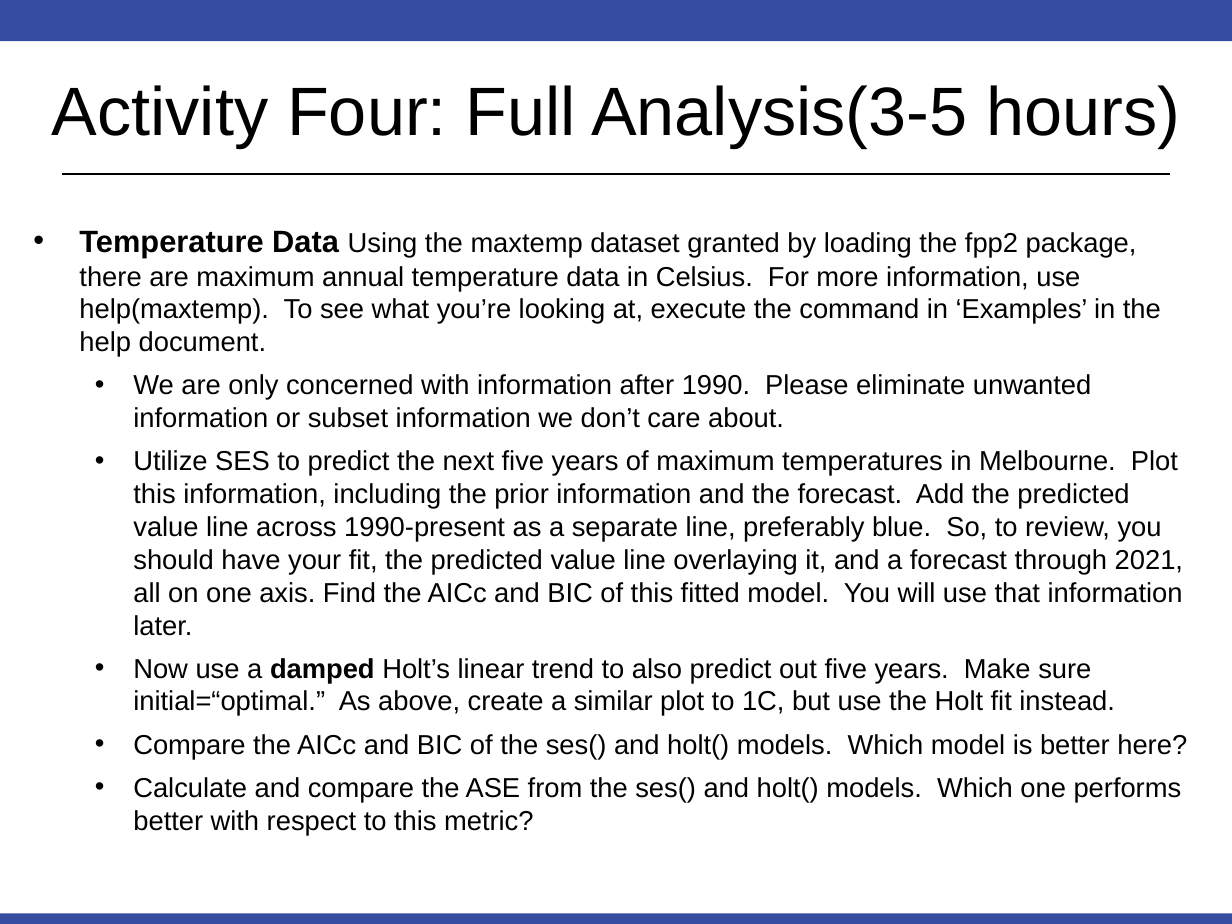
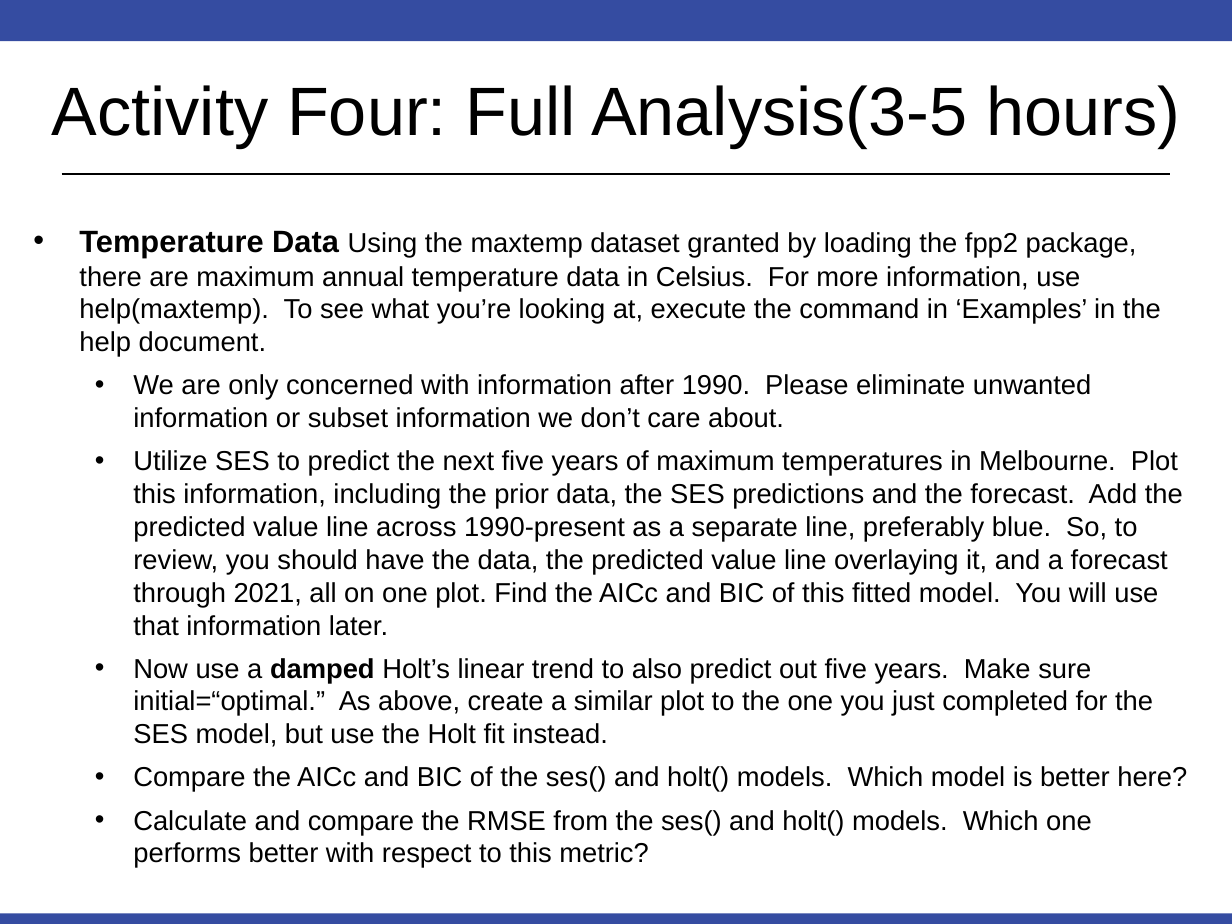
Before and after one commit to BivinSadler/MSDS_6306_Doing-Data-Science, a slide deck: slide 5 of Unit 11/Unit 11 For Live Session.pptx. Drawn at 1232x924 pixels with LibreOffice and Linux fonts; fonts in the diff are those of the drawing. Boxes give left, top, right and bottom in pixels: in the first picture for what was removed or moved away, otherwise in the second. Text is boxed around its words. In the diff, an @@ line names an element or a change of style, - is before the commit and + after.

```diff
--- a/Unit 11/Unit 11 For Live Session.pptx
+++ b/Unit 11/Unit 11 For Live Session.pptx
@@ text at <box>133,450,1183,747</box>: text changed @@
-  • Utilize SES to predict the next five years of maximum temperatures in Melbourne. Plot this information, including the prior information and the forecast. Add the predicted value line across 1990-present as a separate line, preferably blue. So, to review, you should have your fit, the predicted value line overlaying it, and a forecast through 2021, all on one axis. Find the AICc and BIC of this fitted model. You will use that information later.
-  • Now use a damped Holt’s linear trend to also predict out five years. Make sure initial=“optimal.” As above, create a similar plot to 1C, but use the Holt fit instead.
+  • Utilize SES to predict the next five years of maximum temperatures in Melbourne. Plot this information, including the prior data, the SES predictions and the forecast. Add the predicted value line across 1990-present as a separate line, preferably blue. So, to review, you should have the data, the predicted value line overlaying it, and a forecast through 2021, all on one plot. Find the AICc and BIC of this fitted model. You will use that information later.
+  • Now use a damped Holt’s linear trend to also predict out five years. Make sure initial=“optimal.” As above, create a similar plot to the one you just completed for the SES model, but use the Holt fit instead.
@@ text at <box>133,810,1092,835</box>: text changed @@
-  • Calculate and compare the ASE from the ses() and holt() models. Which one performs better with respect to this metric?
+  • Calculate and compare the RMSE from the ses() and holt() models. Which one performs better with respect to this metric?
```
Also in this commit, not shown: 4 other slides changed.
